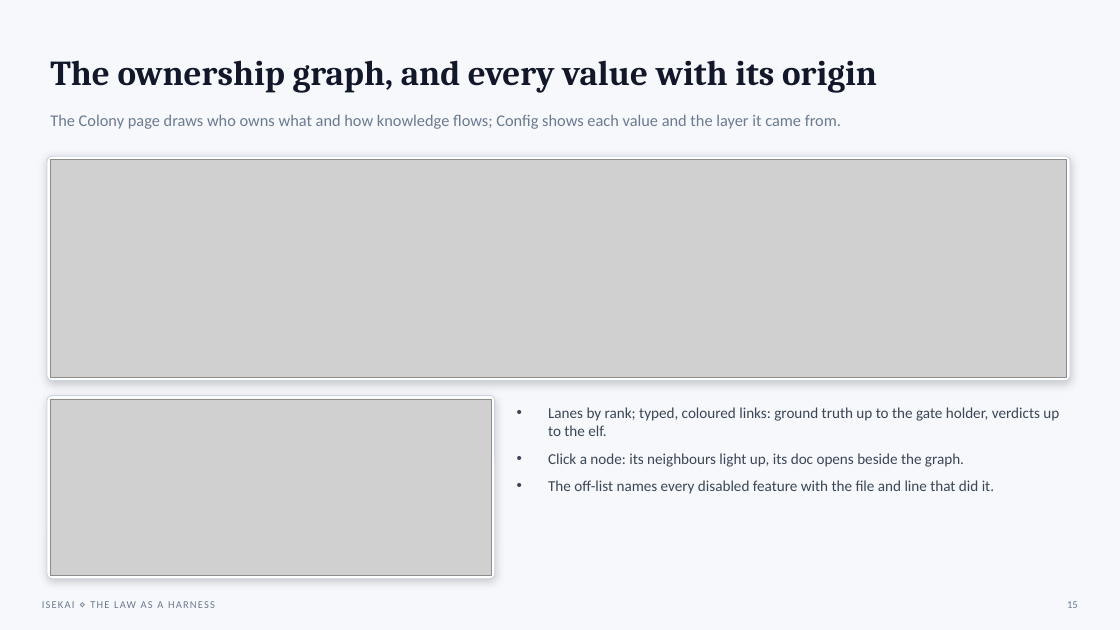
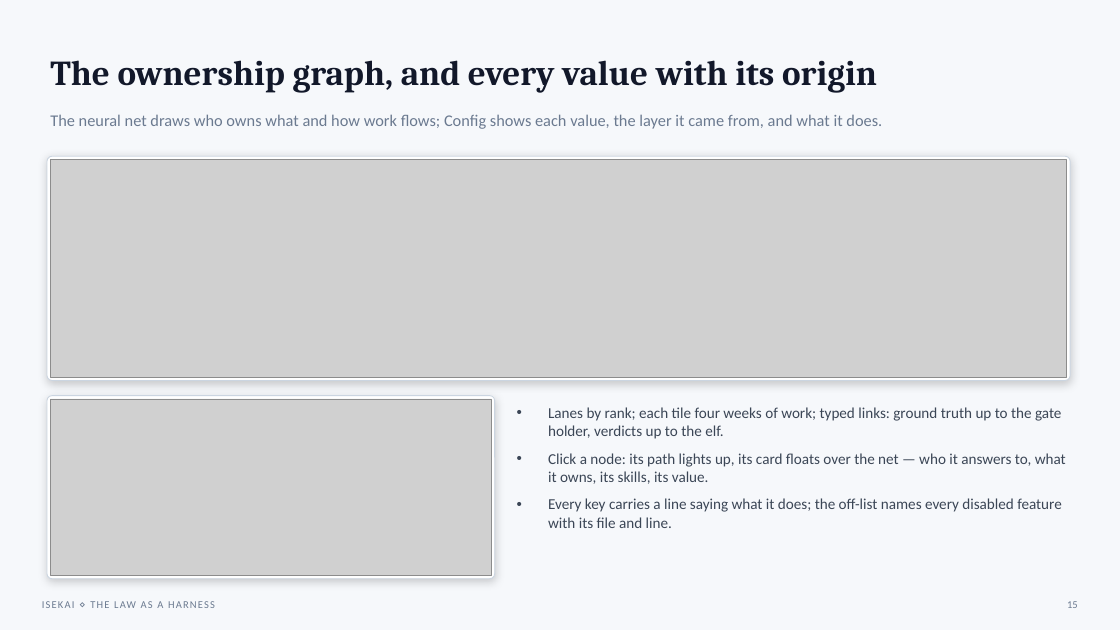
Before and after one commit to Kaginari/isekai, a slide deck: slide 15 of presentations/isekai-binary.pptx. Drawn at 1120x630 pixels with LibreOffice and Linux fonts; fonts in the diff are those of the drawing; grey boxes stand for pictures. Boxes give left, top, right and bottom in pixels: in the first picture for what was removed or moved away, otherwise in the second. Text is boxed around its words. In the diff, an @@ line names an element or a change of style, - is before the commit and + after.

Commit message:
presentations: the decks brought to v0.3.0 — fresh captures, the one-page board, the current CLI and numbers, what v0.2 and v0.3 delivered; the stress-and-value deck in the Slides fonts (Orbitron, Rajdhani, JetBrains Mono); the convention overview maps each tool to its binary command

```diff
--- a/presentations/isekai-binary.pptx
+++ b/presentations/isekai-binary.pptx
@@ text at [50,114,882,129]: text changed @@
-The Colony page draws who owns what and how knowledge flows; Config shows each value and the layer it came from.
+The neural net draws who owns what and how work flows; Config shows each value, the layer it came from, and what it does.
@@ text at [548,407,1066,528]: text changed @@
-• Lanes by rank; typed, coloured links: ground truth up to the gate holder, verdicts up to the elf.
-• Click a node: its neighbours light up, its doc opens beside the graph.
-• The off-list names every disabled feature with the file and line that did it.
+• Lanes by rank; each tile four weeks of work; typed links: ground truth up to the gate holder, verdicts up to the elf.
+• Click a node: its path lights up, its card floats over the net — who it answers to, what it owns, its skills, its value.
+• Every key carries a line saying what it does; the off-list names every disabled feature with its file and line.
```
Also in this commit, not shown: 11 other slides changed, 1 slide added, 1 slide removed, 2 other files.
